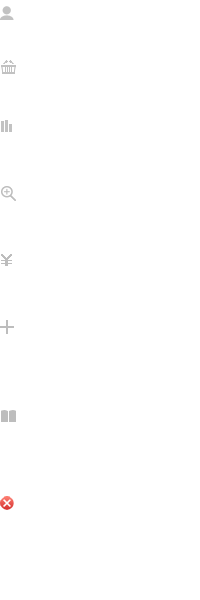
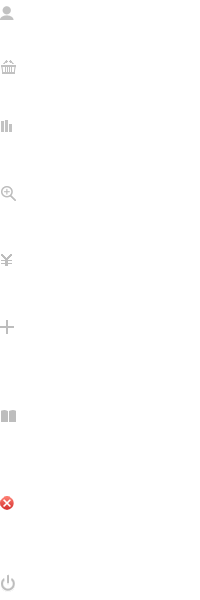
Before/after of a w=200, h=600 layered artwork. What changed in the layer stack:
added layer "图层 8" above "Shape 24 copy 副本 3" over [1, 574, 15, 592]
